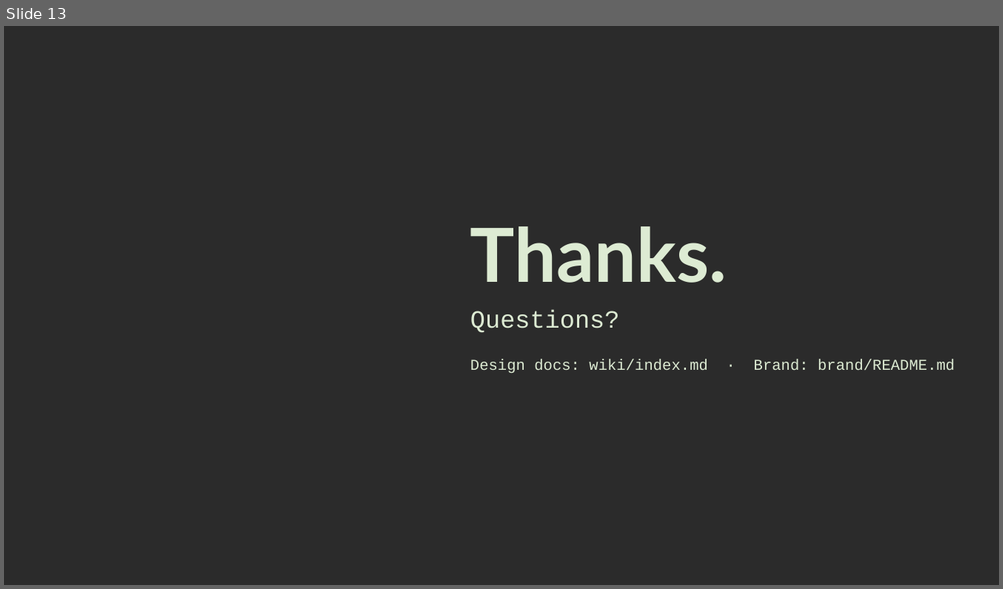
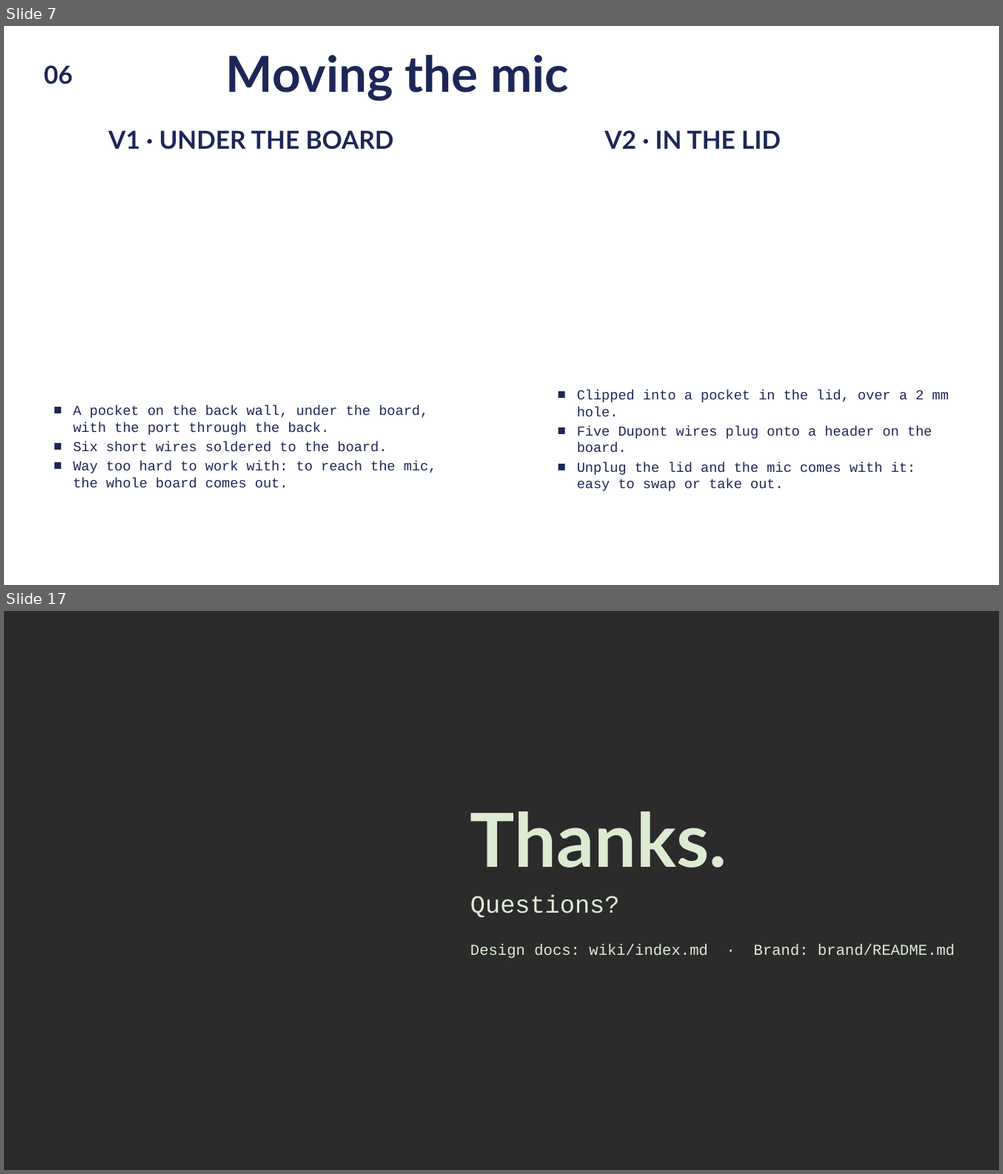
Before and after one commit to dxcently/Canti, a slide deck: docs/canti-overview.pptx. Shown one above the other, each under a label of ours: slide 13 before the commit, slides 7 and 17 after it; the slides between them are not shown. The pictures are 1003x589 and 1003x1174 pixels, drawn with LibreOffice and Linux fonts; fonts in the diff are those of the drawing; background and template pictures are left out; a plain dark background stands for a picture behind light text. Boxes give left, top, right and bottom in pixels: in the first picture for what was removed or moved away, otherwise in the second. Text is boxed around its words. In the diff, an @@ line names an element or a change of style, - is before the commit and + after.

```diff
--- a/docs/canti-overview.pptx
+++ b/docs/canti-overview.pptx
@@ slide 7 added at (x1=4, y1=26, x2=999, y2=585), background picture (left out) @@
@@ text added at (x1=44, y1=65, x2=73, y2=84), 18 pt, text #1D2757, bold @@
+06
@@ text added at (x1=226, y1=55, x2=569, y2=101), 36 pt, text #1D2757, bold @@
+Moving the mic
@@ text added at (x1=108, y1=130, x2=394, y2=150), 18 pt, text #1D2757, bold @@
+V1 · UNDER THE BOARD
@@ text added at (x1=604, y1=130, x2=780, y2=149), 18 pt, text #1D2757, bold @@
+V2 · IN THE LID
@@ text added at (x1=577, y1=390, x2=948, y2=491), 10 pt, text #1D2757 @@
+■ Clipped into a pocket in the lid, over a 2 mm hole.
+■ Five Dupont wires plug onto a header on the board.
+■ Unplug the lid and the mic comes with it: easy to swap or take out.
@@ text added at (x1=73, y1=406, x2=437, y2=488), 10 pt, text #1D2757 @@
+■ A pocket on the back wall, under the board, with the port through the back.
+■ Six short wires soldered to the board.
+■ Way too hard to work with: to reach the mic, the whole board comes out.
@@ what was slide 13 is now slide 17 @@
```
Also in this commit, not shown: 7 slides changed, 3 other slides added, 3 other files.
